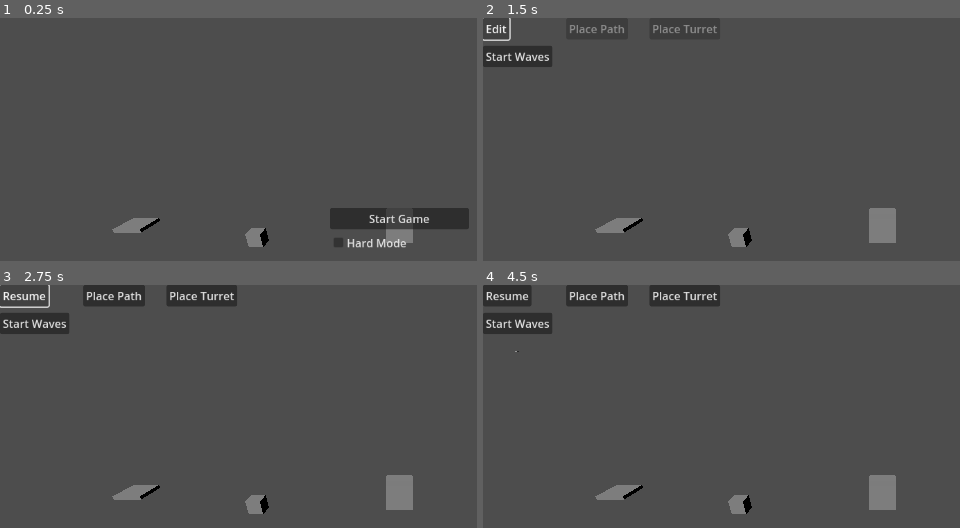
Above: before the commit, frames 1-4 (two rows, left to right).
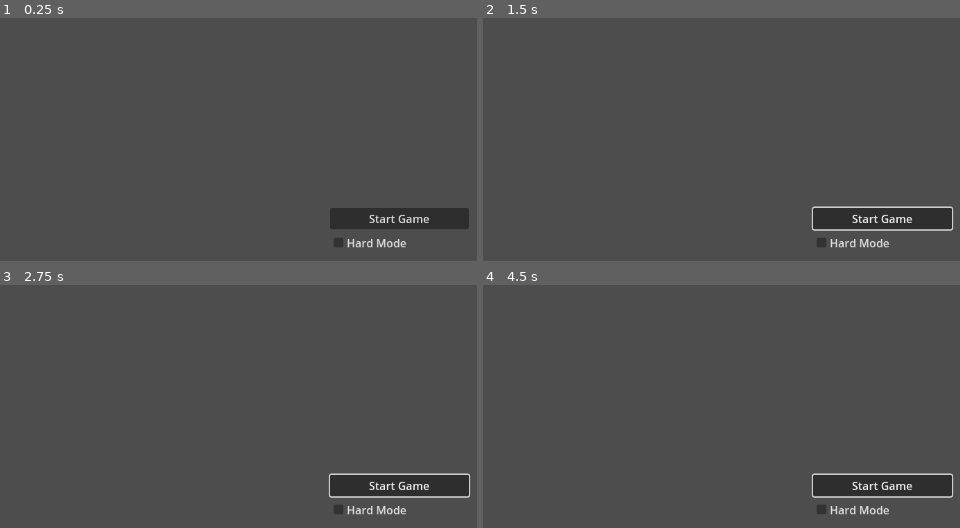
Above: after the commit, the same moments.

Repository: potatozepp/GPT-Test
Game: Godot game, scene res://main.tscn
Two runs of this game, one before a commit and one after it. Both use one fixed random seed, a clock stepped at 60 frames per second and the inputs below.
Inputs (mouse positions are in pixels of both pictures, inside the frame that each line leads up to):
- Up to frame 1 (0.25 s): no input
- Up to frame 2 (1.5 s): click "Start Game" at 0.5 s; click (506, 27) at 1.25 s, where only the run before the commit has a clickable "Resume"
- Up to frame 3 (2.75 s): click (14, 294) at 2 s, where only the run before the commit has a clickable "Edit"
- Up to frame 4 (4.5 s): click (883, 486) at 2.75 s, where only the run after the commit has a clickable "Start Game"; click (516, 323) at 3.5 s, where only the run before the commit has a clickable "Start Waves"; click (516, 350) at 4.25 s, where only the run before the commit has a clickable "Stop Waves"

The runs differ from the first frame. In frame 1, 1.0% of the frame differs, in the area x 23-87%, y 82-95%; in frame 2, 5.8%; in frame 3, 7.8%; in frame 4, 8.4%, in the area x 0-99%, y 0-95%.
Error after the commit: Parse Error: Could not preload resource file "res://assets/models/enemy.tscn". (res://main.gd:3)

Commit message:
Constrain camera and placement

Diff:
--- a/assets/models/core.tscn
+++ b/assets/models/core.tscn
@@ -1,9 +1,21 @@
-[gd_scene load_steps=2 format=3 uid="uid://core"]
+[gd_scene load_steps=4 format=3 uid="uid://core"]
 
 [sub_resource type="BoxMesh" id="1"]
+size = Vector3(2, 2, 2)
+
+[sub_resource type="StandardMaterial3D" id="2"]
+albedo_color = Color(0, 1, 0)
+
+[sub_resource type="BoxShape3D" id="3"]
 size = Vector3(2, 2, 2)
 
 [node name="Core" type="Node3D"]
 
 [node name="Mesh" type="MeshInstance3D" parent="."]
 mesh = SubResource("1")
+material_override = SubResource("2")
+
+[node name="StaticBody3D" type="StaticBody3D" parent="."]
+
+[node name="CollisionShape3D" type="CollisionShape3D" parent="StaticBody3D"]
+shape = SubResource("3")
--- a/assets/models/enemy.tscn
+++ b/assets/models/enemy.tscn
@@ -1,8 +1,11 @@
-[gd_scene load_steps=3 format=3 uid="uid://enemy"]
+[gd_scene load_steps=4 format=3 uid="uid://enemy"]
 
 [ext_resource type="Script" uid="uid://bexxmsg84lkd0" path="res://enemy.gd" id="1"]
 
 [sub_resource type="BoxMesh" id="1"]
+
+[sub_resource type="StandardMaterial3D" id="2"]
+albedo_color = Color(1, 0, 0)
 
 [node name="Enemy" type="Node3D"]
 script = ExtResource("1")
@@ -10,3 +13,4 @@
 [node name="Mesh" type="MeshInstance3D" parent="."]
 transform = Transform3D(1, 0, 0, 0, 1, 0, 0, 0, 1, 0, 0.740464, 0)
 mesh = SubResource("1")
+material_override = SubResource("2")
--- a/assets/models/path.tscn
+++ b/assets/models/path.tscn
@@ -1,9 +1,21 @@
-[gd_scene load_steps=2 format=3 uid="uid://pathseg"]
+[gd_scene load_steps=4 format=3 uid="uid://pathseg"]
 
 [sub_resource type="BoxMesh" id="1"]
+size = Vector3(2, 0.25, 2)
+
+[sub_resource type="StandardMaterial3D" id="2"]
+albedo_color = Color(0, 0, 0)
+
+[sub_resource type="BoxShape3D" id="3"]
 size = Vector3(2, 0.25, 2)
 
 [node name="Path" type="Node3D"]
 
 [node name="Mesh" type="MeshInstance3D" parent="."]
 mesh = SubResource("1")
+material_override = SubResource("2")
+
+[node name="StaticBody3D" type="StaticBody3D" parent="."]
+
+[node name="CollisionShape3D" type="CollisionShape3D" parent="StaticBody3D"]
+shape = SubResource("3")
--- a/assets/models/tower.tscn
+++ b/assets/models/tower.tscn
@@ -1,8 +1,14 @@
-[gd_scene load_steps=3 format=3 uid="uid://tower"]
+[gd_scene load_steps=5 format=3 uid="uid://tower"]
 
 [ext_resource type="Script" path="res://tower.gd" id="1"]
 
 [sub_resource type="BoxMesh" id="1"]
+size = Vector3(1, 1, 1)
+
+[sub_resource type="StandardMaterial3D" id="2"]
+albedo_color = Color(0, 0, 1)
+
+[sub_resource type="BoxShape3D" id="3"]
 size = Vector3(1, 1, 1)
 
 [node name="Tower" type="Node3D"]
@@ -10,3 +16,9 @@
 
 [node name="Mesh" type="MeshInstance3D" parent="."]
 mesh = SubResource("1")
+material_override = SubResource("2")
+
+[node name="StaticBody3D" type="StaticBody3D" parent="."]
+
+[node name="CollisionShape3D" type="CollisionShape3D" parent="StaticBody3D"]
+shape = SubResource("3")
--- a/main.gd
+++ b/main.gd
@@ -12,6 +12,8 @@
 var waves_running := false
 var editing_mode := false
 var placement_mode := "path"
+const BOUNDS_MIN := Vector2(-25, -25)
+const BOUNDS_MAX := Vector2(25, 25)
 
 @onready var start_menu = $CanvasLayer/Control
 @onready var start_button = $CanvasLayer/Control/VBoxContainer/StartButton
@@ -38,6 +40,10 @@
 	start_path.position = path_positions[0]
 	start_path.add_to_group("paths")
 	add_child(start_path)
+	var sp_mesh = start_path.get_node("Mesh") as MeshInstance3D
+	var sp_mat := StandardMaterial3D.new()
+	sp_mat.albedo_color = Color(1, 0, 0)
+	sp_mesh.set_surface_override_material(0, sp_mat)
 
 	var tower = TowerScene.instantiate()
 	tower.position = Vector3(-10, 0, 2)
@@ -85,9 +91,12 @@
 	stop_button.hide()
 	path_button.show()
 	turret_button.show()
-	editing_mode = true
-	edit_button.text = "Resume"
-	set_mode_path()
+	editing_mode = false
+	edit_button.text = "Edit"
+	preview_path.hide()
+	preview_tower.hide()
+	path_button.disabled = true
+	turret_button.disabled = true
 
 	if hard_mode.button_pressed:
 		spawn_interval = 1.0
@@ -147,7 +156,7 @@
 		e.queue_free()
 
 func _unhandled_input(event: InputEvent) -> void:
-	if not game_loaded or not editing_mode:
+	if not game_loaded:
 		return
 
 	if event is InputEventKey and event.pressed and event.keycode == KEY_DELETE and selected_node:
@@ -174,19 +183,24 @@
 				select_node(node.get_parent())
 				return
 		clear_selection()
-		if placement_mode == "path":
-			add_path_segment(preview_path.position)
-		else:
-			place_turret(preview_tower.position)
+		if editing_mode:
+			if placement_mode == "path":
+				add_path_segment(preview_path.position)
+			else:
+				place_turret(preview_tower.position)
 
 func add_path_segment(pos: Vector3) -> void:
 	pos.y = 0
-	for n in get_tree().get_nodes_in_group("paths"):
-		if n.position == pos:
-			return
-	for t in get_tree().get_nodes_in_group("towers"):
-		if t.position == pos:
-			return
+	if not _within_bounds(pos):
+		return
+	var shape := BoxShape3D.new()
+	shape.size = Vector3(2, 0.25, 2)
+	var params := PhysicsShapeQueryParameters3D.new()
+	params.shape = shape
+	params.transform = Transform3D(Basis(), pos)
+	var space = get_world_3d().direct_space_state
+	if space.intersect_shape(params).size() > 0:
+		return
 	path_positions.insert(path_positions.size() - 1, pos)
 	var p = PathScene.instantiate()
 	p.position = pos
@@ -195,12 +209,16 @@
 
 func place_turret(pos: Vector3) -> void:
 	pos.y = 0
-	for n in get_tree().get_nodes_in_group("paths"):
-		if n.position == pos:
-			return
-	for tt in get_tree().get_nodes_in_group("towers"):
-		if tt.position == pos:
-			return
+	if not _within_bounds(pos):
+		return
+	var shape := BoxShape3D.new()
+	shape.size = Vector3(1, 1, 1)
+	var params := PhysicsShapeQueryParameters3D.new()
+	params.shape = shape
+	params.transform = Transform3D(Basis(), pos)
+	var space = get_world_3d().direct_space_state
+	if space.intersect_shape(params).size() > 0:
+		return
 	var t = TowerScene.instantiate()
 	t.position = pos
 	t.add_to_group("towers")
@@ -224,7 +242,6 @@
 	selected_node = null
 	original_material = null
 
-
 func _process(delta: float) -> void:
 	if editing_mode:
 		update_preview()
@@ -250,11 +267,29 @@
 	pos = pos.snapped(Vector3.ONE)
 	if placement_mode == "path":
 		preview_path.position = pos
-		preview_path.show()
+		var shape := BoxShape3D.new()
+		shape.size = Vector3(2, 0.25, 2)
+		var params := PhysicsShapeQueryParameters3D.new()
+		params.shape = shape
+		params.transform = Transform3D(Basis(), pos)
+		var space = get_world_3d().direct_space_state
+		if _within_bounds(pos) and space.intersect_shape(params).size() == 0:
+			preview_path.show()
+		else:
+			preview_path.hide()
 		preview_tower.hide()
 	else:
 		preview_tower.position = pos
-		preview_tower.show()
+		var shape_t := BoxShape3D.new()
+		shape_t.size = Vector3(1, 1, 1)
+		var params_t := PhysicsShapeQueryParameters3D.new()
+		params_t.shape = shape_t
+		params_t.transform = Transform3D(Basis(), pos)
+		var space_t = get_world_3d().direct_space_state
+		if _within_bounds(pos) and space_t.intersect_shape(params_t).size() == 0:
+			preview_tower.show()
+		else:
+			preview_tower.hide()
 		preview_path.hide()
 
 func set_mode_path() -> void:
@@ -274,3 +309,6 @@
 	enemy.position = path_positions[0]
 	add_child(enemy)
 	enemy.add_to_group("enemies")
+
+func _within_bounds(pos: Vector3) -> bool:
+	return pos.x >= BOUNDS_MIN.x and pos.x <= BOUNDS_MAX.x and pos.z >= BOUNDS_MIN.y and pos.z <= BOUNDS_MAX.y
--- a/rts_camera.gd
+++ b/rts_camera.gd
@@ -7,15 +7,19 @@
 @export var zoom_speed := 2.0
 @export var edge_margin := 10
 @export var edge_speed := 15.0
+@export var bounds_min := Vector2(-25, -25)
+@export var bounds_max := Vector2(25, 25)
 
 var yaw := 0.0
 var pitch := -0.3
-var middle_panning := false
+var fixed_height := 0.0
+var right_panning := false
+var rotating := false
 
 func _ready():
-	Input.set_mouse_mode(Input.MOUSE_MODE_VISIBLE)
 	yaw = rotation.y
 	pitch = rotation.x
+	fixed_height = global_position.y
 
 func _process(delta):
 	var speed = move_speed
@@ -30,42 +34,54 @@
 		dir.x -= 1
 	if Input.is_action_pressed("move_right"):
 		dir.x += 1
-	if Input.is_action_pressed("move_up"):
-		dir.y += 1
-	if Input.is_action_pressed("move_down"):
-		dir.y -= 1
 	if dir != Vector3.ZERO:
-		translate(basis * dir.normalized() * speed * delta)
+		var forward = Vector3(0, 0, -1).rotated(Vector3.UP, yaw)
+		var right = Vector3(1, 0, 0).rotated(Vector3.UP, yaw)
+		var move_vec = (right * dir.x + forward * dir.z).normalized()
+		translate(move_vec * speed * delta)
+		_clamp_position()
 
-## Edge Movement
+	## Edge Movement
 
-	if Input.get_mouse_mode() == Input.MOUSE_MODE_VISIBLE:
-		var mouse_pos = get_viewport().get_mouse_position()
-		var size = get_viewport().get_visible_rect().size
-		if mouse_pos.x <= edge_margin:
-			translate(-basis.x * edge_speed * delta)
-		elif mouse_pos.x >= size.x - edge_margin:
-			translate(basis.x * edge_speed * delta)
-		if mouse_pos.y <= edge_margin:
-			translate(-basis.z * edge_speed * delta)
-		elif mouse_pos.y >= size.y - edge_margin:
-			translate(basis.z * edge_speed * delta)
+	var mouse_pos = get_viewport().get_mouse_position()
+	var size = get_viewport().get_visible_rect().size
+	var forward = Vector3(0, 0, -1).rotated(Vector3.UP, yaw)
+	var right = Vector3(1, 0, 0).rotated(Vector3.UP, yaw)
+	if mouse_pos.x <= edge_margin:
+		translate(-right * edge_speed * delta)
+	elif mouse_pos.x >= size.x - edge_margin:
+		translate(right * edge_speed * delta)
+	if mouse_pos.y <= edge_margin:
+		translate(forward * edge_speed * delta)
+	elif mouse_pos.y >= size.y - edge_margin:
+		translate(-forward * edge_speed * delta)
+	_clamp_position()
 
 func _unhandled_input(event):
 	if event is InputEventMouseButton:
 		if event.button_index == MOUSE_BUTTON_RIGHT:
-			Input.set_mouse_mode(Input.MOUSE_MODE_CAPTURED if event.pressed else Input.MOUSE_MODE_VISIBLE)
+			right_panning = event.pressed
 		elif event.button_index == MOUSE_BUTTON_MIDDLE:
-			middle_panning = event.pressed
+			rotating = event.pressed
 		elif event.button_index == MOUSE_BUTTON_WHEEL_UP:
-			translate(-basis.z * zoom_speed)
+			var forward = Vector3(0, 0, -1).rotated(Vector3.UP, yaw)
+			translate(forward * zoom_speed)
+			_clamp_position()
 		elif event.button_index == MOUSE_BUTTON_WHEEL_DOWN:
-			translate(basis.z * zoom_speed)
+			var forward = Vector3(0, 0, -1).rotated(Vector3.UP, yaw)
+			translate(-forward * zoom_speed)
+			_clamp_position()
 	elif event is InputEventMouseMotion:
-		if Input.is_mouse_button_pressed(MOUSE_BUTTON_RIGHT):
+		if right_panning:
+			var right = Vector3(1, 0, 0).rotated(Vector3.UP, yaw)
+			var forward = Vector3(0, 0, -1).rotated(Vector3.UP, yaw)
+			translate((-right * event.relative.x + forward * event.relative.y) * pan_speed)
+			_clamp_position()
+		elif rotating:
 			yaw -= event.relative.x * rotation_speed
-			pitch = clamp(pitch - event.relative.y * rotation_speed, -1.2, 0.2)
 			rotation.y = yaw
-			rotation.x = pitch
-		elif middle_panning:
-			translate((basis.x * event.relative.x + basis.z * event.relative.y) * pan_speed)
+
+func _clamp_position() -> void:
+	global_position.y = fixed_height
+	global_position.x = clamp(global_position.x, bounds_min.x, bounds_max.x)
+	global_position.z = clamp(global_position.z, bounds_min.y, bounds_max.y)
